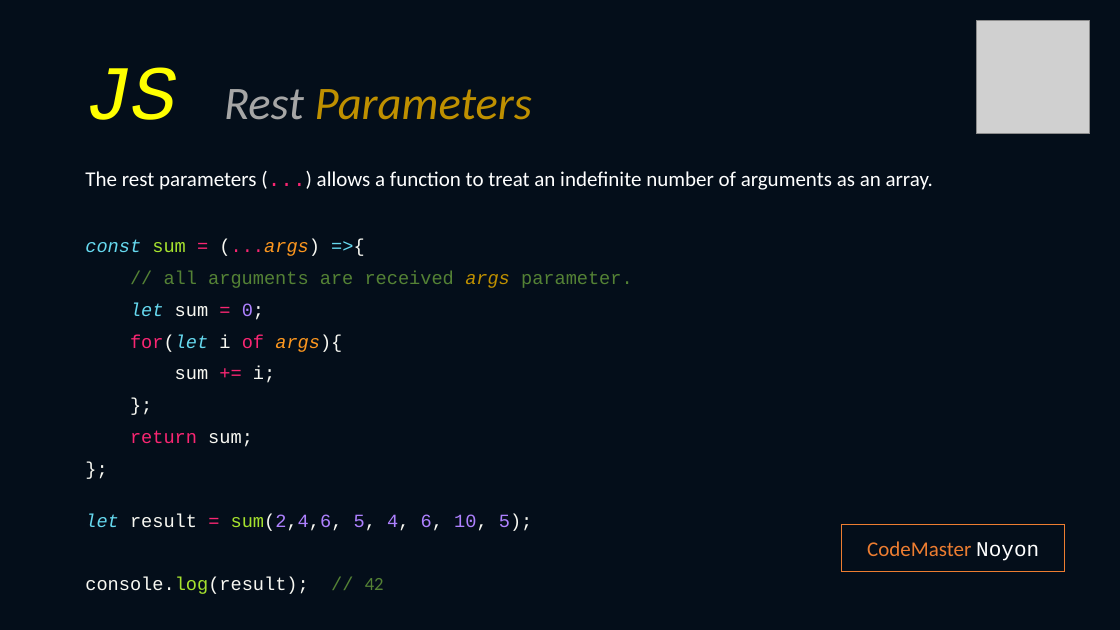
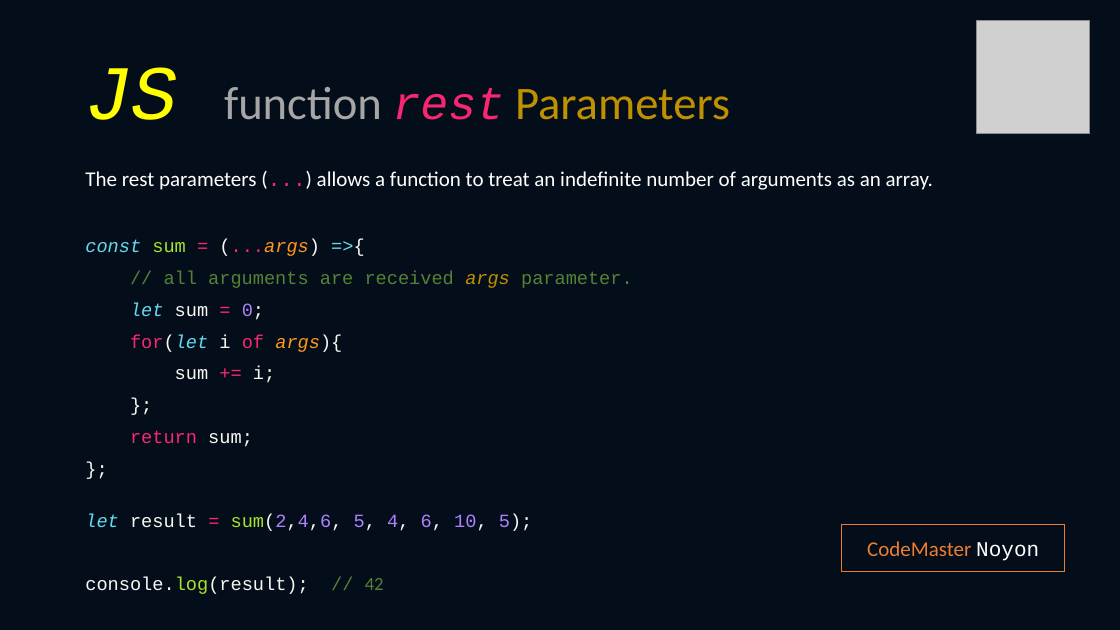
Before and after one commit to noyon674/JavaScript-Content, a slide deck: slide 11 of function.pptx. Drawn at 1120x630 pixels with LibreOffice and Linux fonts; fonts in the diff are those of the drawing; grey boxes stand for pictures. Boxes give left, top, right and bottom in pixels: in the first picture for what was removed or moved away, otherwise in the second. Text is boxed around its words. In the diff, an @@ line names an element or a change of style, - is before the commit and + after.

```diff
--- a/function.pptx
+++ b/function.pptx
@@ title at box(85, 67, 730, 120): text changed; italic off @@
-JS Rest Parameters
+JS function rest Parameters
```
Also in this commit, not shown: 4 slides added.
